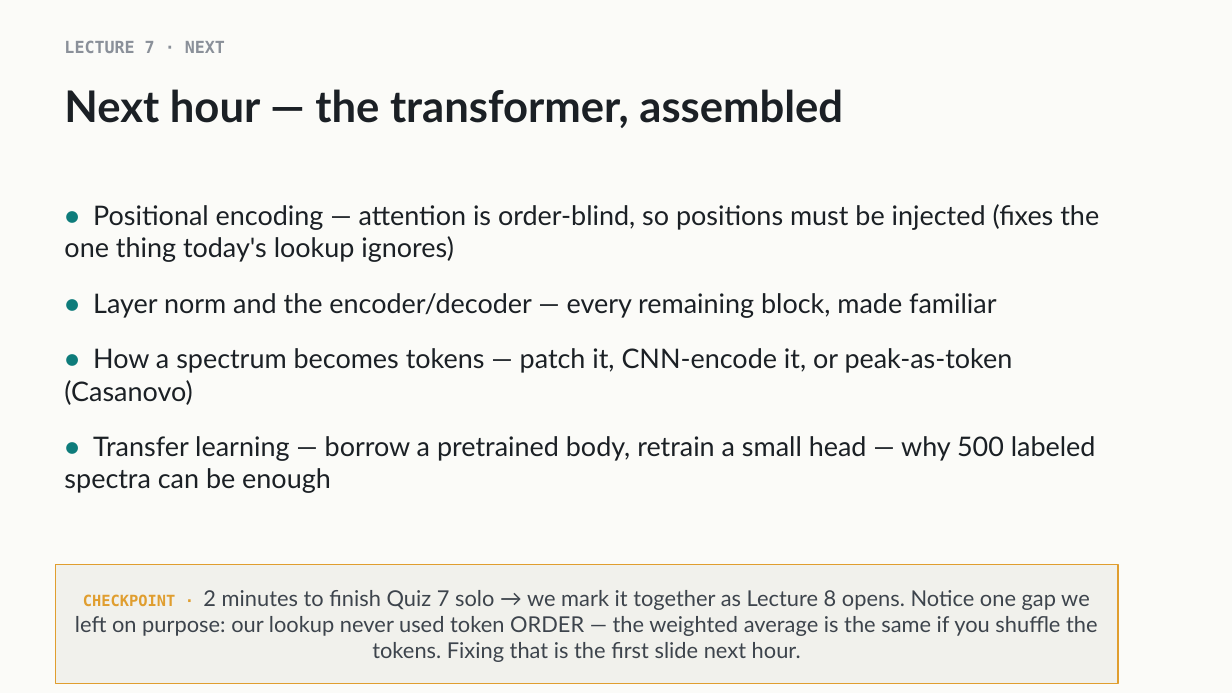
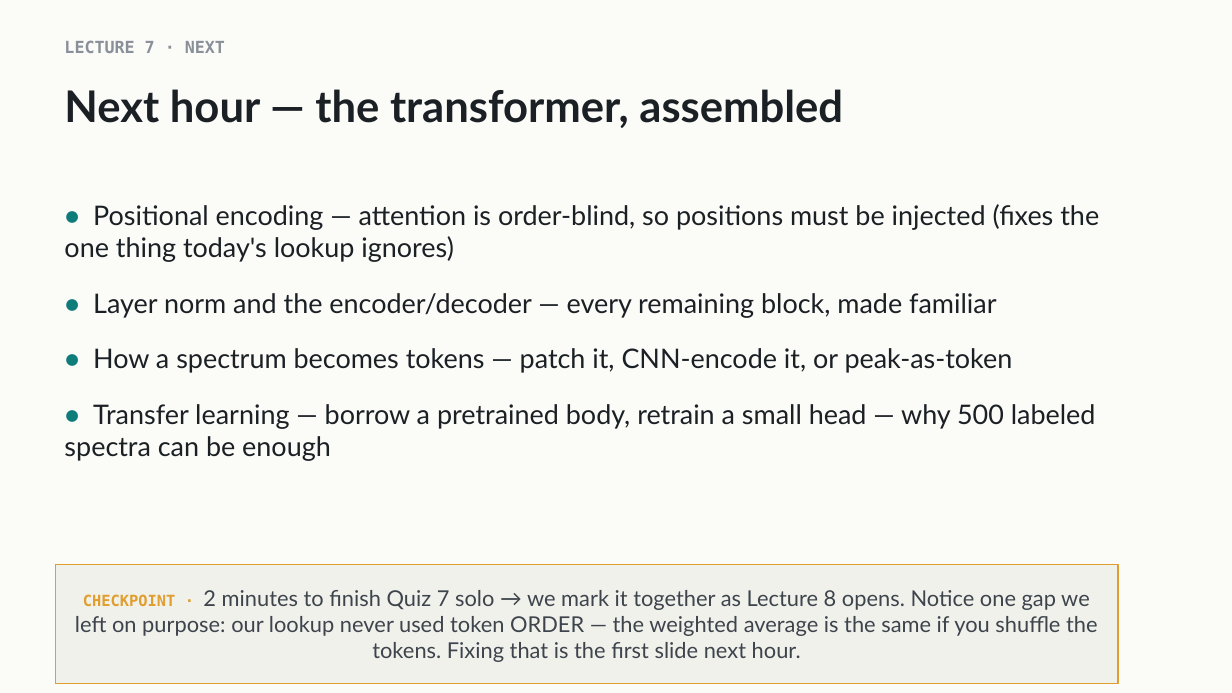
Before and after one commit to indigobio/msacl_dl_course, a slide deck: slide 18 of slides/pptx/lecture07_attention.pptx. Drawn at 1232x693 pixels with LibreOffice and Linux fonts; fonts in the diff are those of the drawing. Boxes give left, top, right and bottom in pixels: in the first picture for what was removed or moved away, otherwise in the second. Text is boxed around its words. In the diff, an @@ line names an element or a change of style, - is before the commit and + after.

Commit message:
Lecture 7: remove premature Casanovo name-drops (introduced in L8, not before)

```diff
--- a/slides/pptx/lecture07_attention.pptx
+++ b/slides/pptx/lecture07_attention.pptx
@@ text at (x1=93, y1=348, x2=1013, y2=373): text changed @@
-• How a spectrum becomes tokens — patch it, CNN-encode it, or peak-as-token (Casanovo)
+• How a spectrum becomes tokens — patch it, CNN-encode it, or peak-as-token
```
Also in this commit, not shown: 2 other files.
